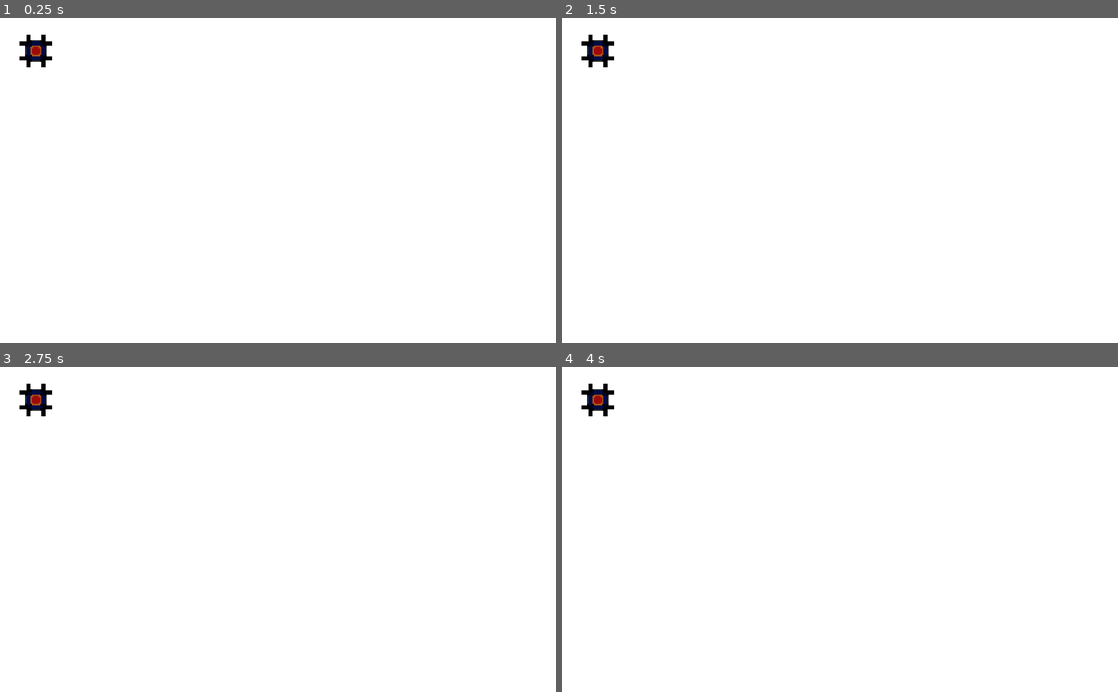
Above: before the commit, frames 1-4 (two rows, left to right).
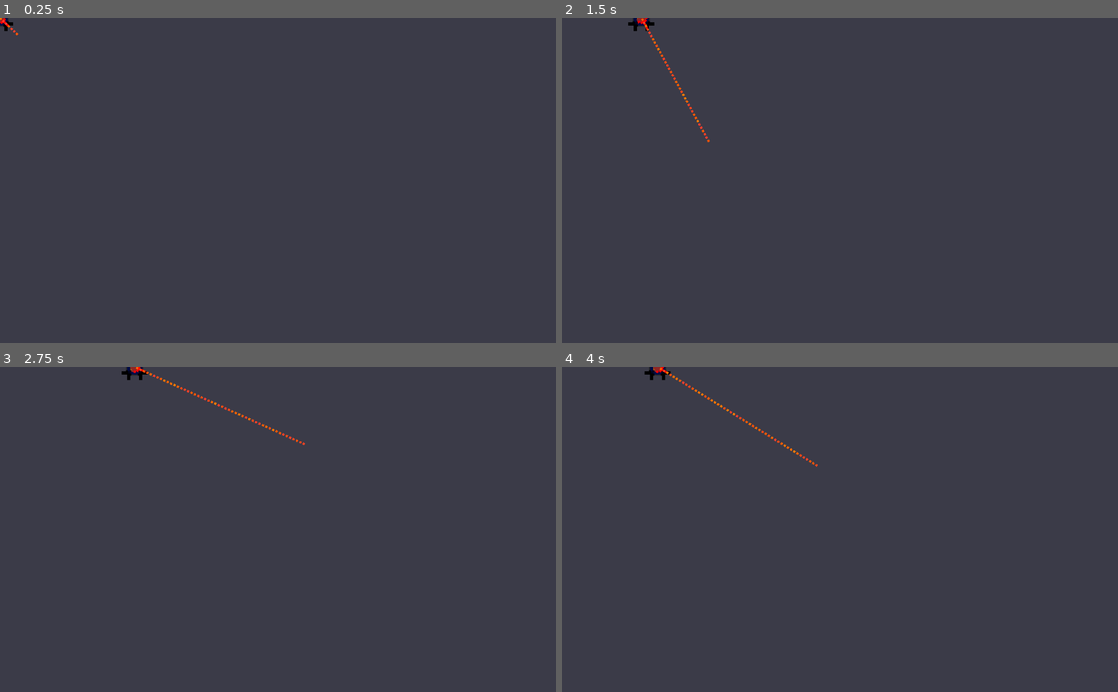
Above: after the commit, the same moments.

Repository: Call-Me-Sir/Calan-Game2021
Game: Godot game, scene res://Level 1.tscn
Same seed, same stepped clock (60 frames per second), same inputs: the game is played once before the commit and once after it. The project has no main scene, so this scene is started directly.
Inputs (mouse positions are in pixels of both pictures, inside the frame that each line leads up to):
- Up to frame 1 (0.25 s): no input
- Up to frame 2 (1.5 s): move the mouse to (962, 164) at 0.52 s; hold D (ui_right) 0.53-1.28 s; move the mouse to (728, 196) at 1.27 s; hold Ctrl (slowdown) from 1.28 s (still down)
- Up to frame 3 (2.75 s): tap Enter at 2 s; move the mouse to (333, 458) at 2.02 s; release Ctrl (slowdown) at 2.03 s; hold D (ui_right) from 2.03 s (still down)
- Up to frame 4 (4 s): move the mouse to (812, 594) at 2.77 s; release D (ui_right) at 2.78 s; hold Shift (speedup) 2.78-3.53 s; move the mouse to (1006, 578) at 3.52 s; hold A (ui_left) from 3.53 s (still down)

The runs differ from the first frame. In frame 1, 100% of the frame differs, in the area x 0-100%, y 0-100%; in frame 2, 100%; in frame 3, 100%; in frame 4, 100%.

Commit message:
Added raycast

Diff:
--- a/RayArray/Level 1.tscn
+++ b/RayArray/Level 1.tscn
@@ -1,16 +1,27 @@
-[gd_scene load_steps=2 format=2]
+[gd_scene load_steps=3 format=2]
 
-[ext_resource path="res://PlayerShip.tscn" type="PackedScene" id=1]
+[ext_resource path="res://Playerspaceshipkinematic.tscn" type="PackedScene" id=1]
+
+[sub_resource type="RectangleShape2D" id=1]
+extents = Vector2( 10, 83.4679 )
 
 [node name="Level 1" type="Node"]
 
 [node name="ColorRect" type="ColorRect" parent="."]
 anchor_right = 1.0
 anchor_bottom = 1.0
+color = Color( 0, 0, 0.227451, 0.219608 )
 __meta__ = {
 "_edit_use_anchors_": false
 }
 
-[node name="PlayerShip" parent="." instance=ExtResource( 1 )]
-position = Vector2( 66.4308, 60.5445 )
-scale = Vector2( 2.5, 2.5 )
+[node name="Playerspaceshipkinematic" parent="." instance=ExtResource( 1 )]
+
+[node name="Area2D" type="StaticBody2D" parent="."]
+position = Vector2( 281.842, 104.65 )
+__meta__ = {
+"_edit_group_": true
+}
+
+[node name="CollisionShape2D" type="CollisionShape2D" parent="Area2D"]
+shape = SubResource( 1 )
--- a/RayArray/PlayerShip.tscn
+++ b/RayArray/PlayerShip.tscn
@@ -1,7 +1,7 @@
 [gd_scene load_steps=4 format=2]
 
 [ext_resource path="res://Imported resources/Player space ship (WIP)-1.png.png" type="Texture" id=1]
-[ext_resource path="res://PlayerShip.gd" type="Script" id=2]
+[ext_resource path="res://Scripts/PlayerShip.gd" type="Script" id=2]
 
 [sub_resource type="RectangleShape2D" id=1]
 extents = Vector2( 12, 12 )
--- a/RayArray/Playerspaceshipkinematic.tscn
+++ b/RayArray/Playerspaceshipkinematic.tscn
@@ -1,9 +1,9 @@
 [gd_scene load_steps=6 format=2]
 
 [ext_resource path="res://Imported resources/Player space ship (WIP)-1.png.png" type="Texture" id=1]
-[ext_resource path="res://Playerspaceshipkinematic.gd" type="Script" id=2]
+[ext_resource path="res://Scripts/Playerspaceshipkinematic.gd" type="Script" id=2]
 [ext_resource path="res://Imported resources/Red Laser V1-1.png (1).png" type="Texture" id=3]
-[ext_resource path="res://ContraptionSprite.gd" type="Script" id=4]
+[ext_resource path="res://Scripts/ContraptionSprite.gd" type="Script" id=4]
 
 [sub_resource type="RectangleShape2D" id=1]
 extents = Vector2( 12, 12 )
@@ -19,7 +19,20 @@
 shape = SubResource( 1 )
 
 [node name="ContraptionSprite" type="Sprite" parent="."]
-position = Vector2( 0, 1 )
 scale = Vector2( 2, 2 )
 texture = ExtResource( 3 )
 script = ExtResource( 4 )
+
+[node name="CPUParticles2D" type="CPUParticles2D" parent="ContraptionSprite"]
+amount = 50
+lifetime = 2.0
+spread = 0.0
+gravity = Vector2( 0, 0 )
+initial_velocity = 43.01
+color = Color( 1, 0.239216, 0.239216, 1 )
+hue_variation = 0.13
+hue_variation_random = 0.45
+
+[node name="RayCast2D" type="RayCast2D" parent="ContraptionSprite"]
+enabled = true
+cast_to = Vector2( 50, 0 )
--- a/RayArray/ContraptionSprite.gd
+++ b/RayArray/Scripts/ContraptionSprite.gd
@@ -10,7 +10,7 @@
 func _process(delta):
 	mousepositoion = get_local_mouse_position()
 
-	rotation += mousepositoion.angle() * 0.1
+	rotation += mousepositoion.angle() * 0.2
 
 
 # Called when the node enters the scene tree for the first time.
--- a/RayArray/Playerspaceshipkinematic.gd
+++ b/RayArray/Scripts/Playerspaceshipkinematic.gd
@@ -9,29 +9,23 @@
 export var acceleration = 0.15
 var velocity = Vector2.ZERO
 
+func set_speed(s,f):
+	speed = s
+	friction = f
+
 func _physics_process(delta):
 	var input_velocity = Vector2.ZERO
 	# Check input for "desired" velocity
-	if Input.is_action_pressed("ui_right"):
-		input_velocity.x += 1
-	if Input.is_action_pressed("ui_left"):
-		input_velocity.x -= 1
-	if Input.is_action_pressed("ui_down"):
-		input_velocity.y += 1
-	if Input.is_action_pressed("ui_up"):
-		input_velocity.y -= 1
+	input_velocity.x = Input.get_action_strength("ui_right")-Input.get_action_strength("ui_left")
+	input_velocity.y = Input.get_action_strength("ui_down")-Input.get_action_strength("ui_up")
 	if Input.is_action_pressed("speedup"):
-		speed = 400
-		friction = 0.2
-	if Input.is_action_just_released("speedup"):
-		speed = 200
-		friction = 0.19
-	if Input.is_action_pressed("slowdown"):
-		speed = 70
-		friction = 0.16
-	if Input.is_action_just_released("slowdown"):
-		speed = 200
-		friction = 0.19
+		set_speed(400,0.2)
+	elif Input.is_action_just_released("speedup"):
+		set_speed(200,0.19)
+	elif Input.is_action_pressed("slowdown"):
+		set_speed(70,0.16)
+	elif Input.is_action_just_released("slowdown"):
+		set_speed(200,0.19)
 	input_velocity = input_velocity.normalized() * speed
 
 	# If there's input, accelerate to the input velocity
Renamed: RayArray/PlayerShip.gd -> RayArray/Scripts/PlayerShip.gd
